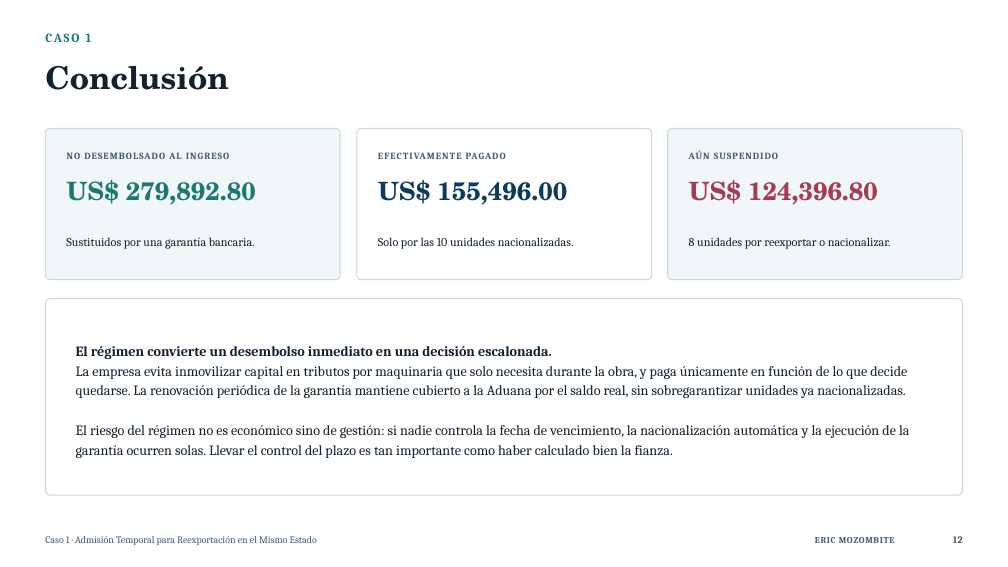
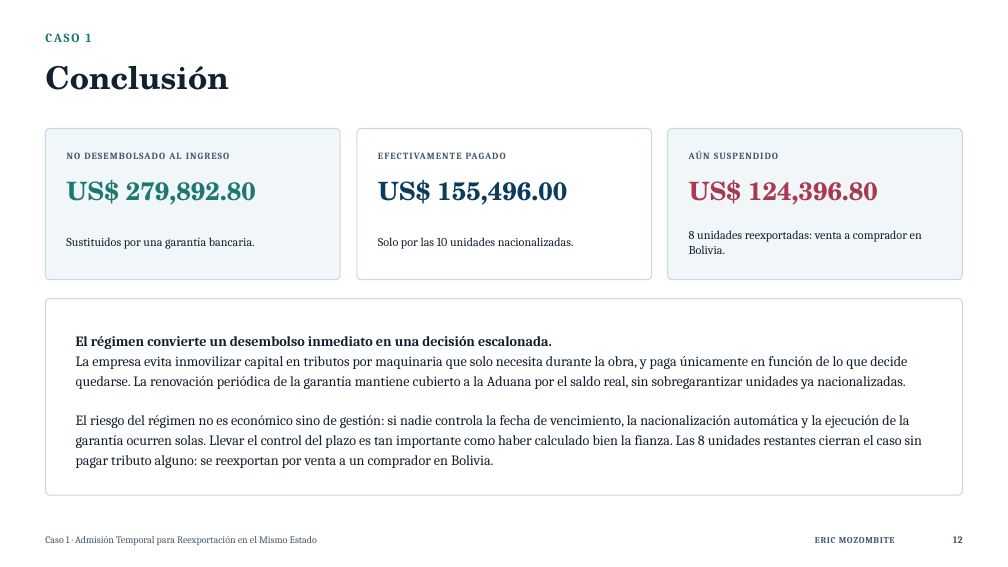
Before and after one commit to RickNE7/ADEX, a slide deck: slide 12 of Valoración Aduanera y Nomenclatura 26-2-564P-B/Plantillas/Tarea 4/Tarea4 - Regímenes Aduaneros Especiales.pptx. Drawn at 1008x567 pixels with LibreOffice and Linux fonts; fonts in the diff are those of the drawing. Boxes give left, top, right and bottom in pixels: in the first picture for what was removed or moved away, otherwise in the second. Text is boxed around its words. In the diff, an @@ line names an element or a change of style, - is before the commit and + after.

```diff
--- a/Valoración Aduanera y Nomenclatura 26-2-564P-B/Plantillas/Tarea 4/Tarea4 - Regímenes Aduaneros Especiales.pptx
+++ b/Valoración Aduanera y Nomenclatura 26-2-564P-B/Plantillas/Tarea 4/Tarea4 - Regímenes Aduaneros Especiales.pptx
@@ text at <box>689,230,922,254</box>: text changed @@
-8 unidades por reexportar o nacionalizar.
+8 unidades reexportadas: venta a comprador en Bolivia.
@@ text at <box>76,415,922,468</box>: text changed @@
-El riesgo del régimen no es económico sino de gestión: si nadie controla la fecha de vencimiento, la nacionalización automática y la ejecución de la garantía ocurren solas. Llevar el control del plazo es tan importante como haber calculado bien la fianza.
+El riesgo del régimen no es económico sino de gestión: si nadie controla la fecha de vencimiento, la nacionalización automática y la ejecución de la garantía ocurren solas. Llevar el control del plazo es tan importante como haber calculado bien la fianza. Las 8 unidades restantes cierran el caso sin pagar tributo alguno: se reexportan por venta a un comprador en Bolivia.
```
Also in this commit, not shown: 1 other slide changed.
